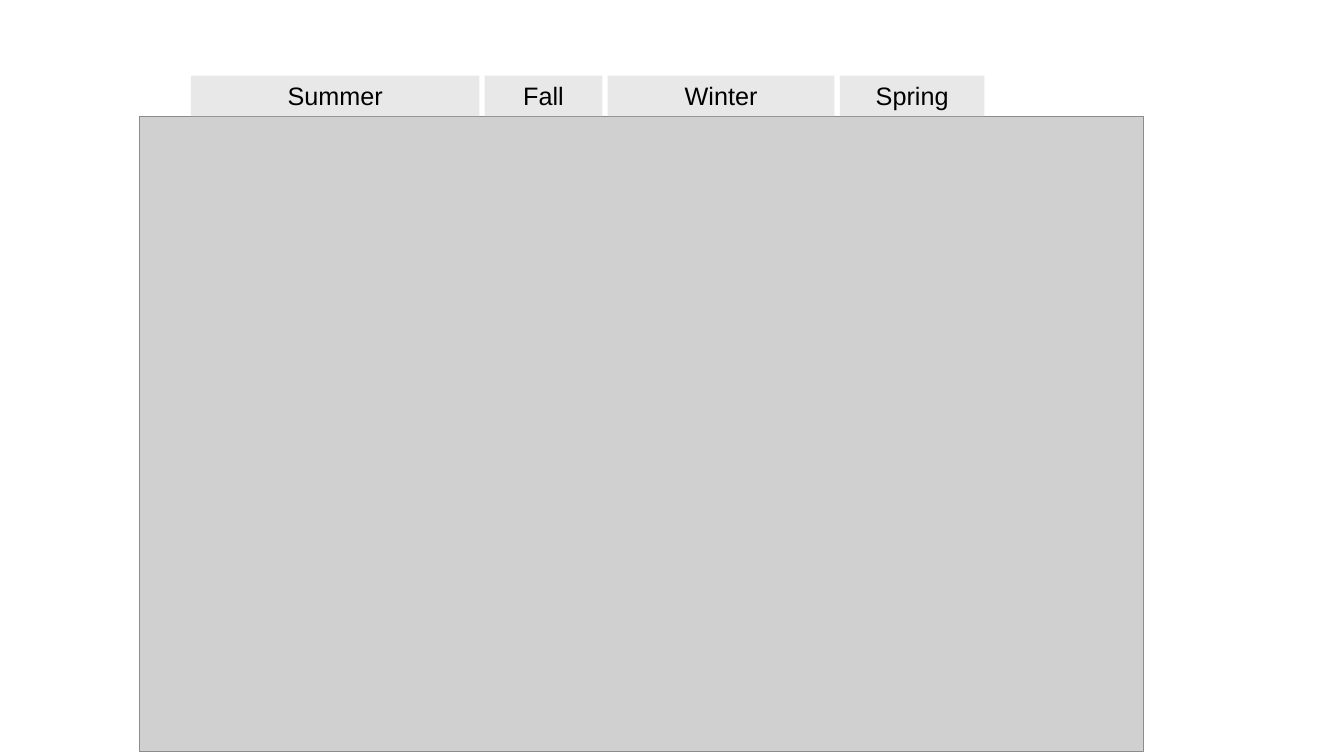
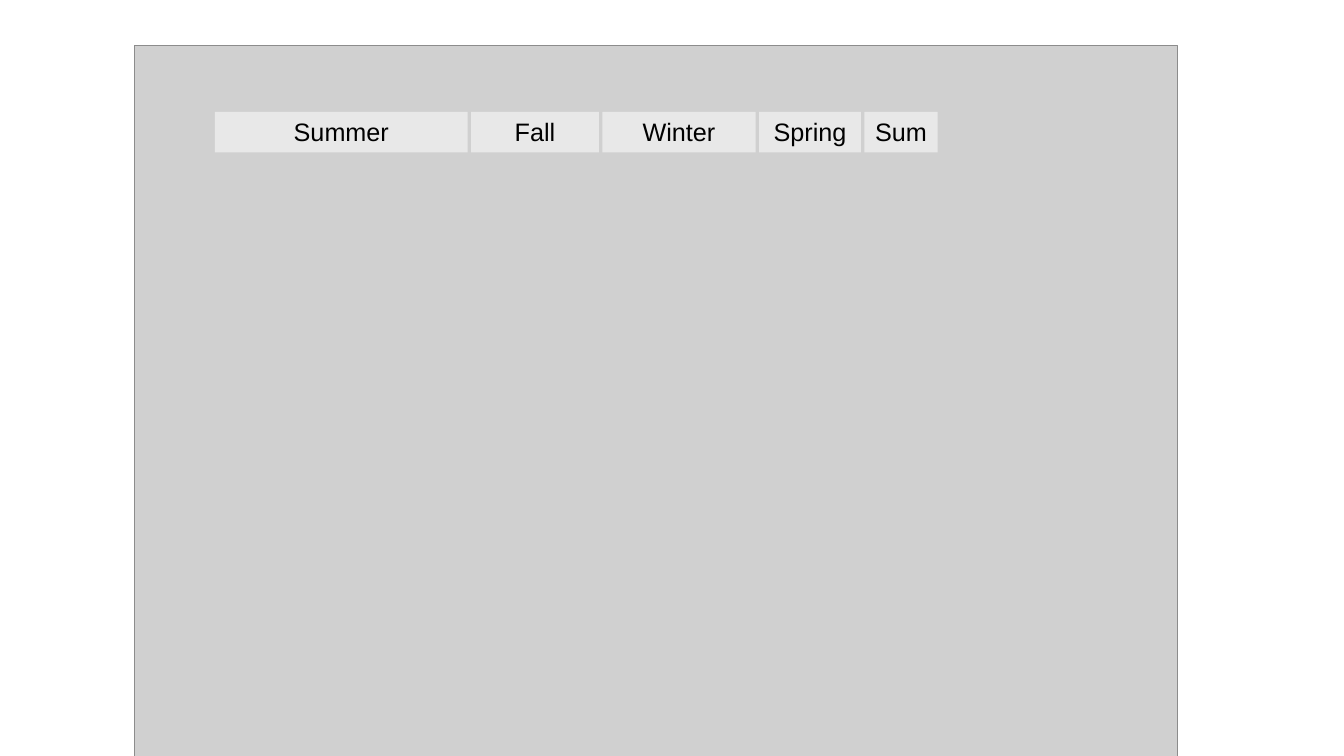
Before and after one commit to mattbihrle/sup_data, a slide deck: slide 1 of figures.pptx. Drawn at 1344x756 pixels with LibreOffice and Linux fonts; fonts in the diff are those of the drawing; grey boxes stand for pictures. Boxes give left, top, right and bottom in pixels: in the first picture for what was removed or moved away, otherwise in the second. Text is boxed around its words. In the diff, an @@ line names an element or a change of style, - is before the commit and + after.

```diff
--- a/figures.pptx
+++ b/figures.pptx
@@ picture: place and size @@
-picture at [140, 116, 1144, 752]
+picture at [134, 45, 1178, 756]
@@ rectangle "Summer": place and size @@
-rectangle "Summer" at [191, 76, 479, 116]
+rectangle "Summer" at [215, 112, 468, 152]
@@ rectangle "Fall": place and size @@
-rectangle "Fall" at [485, 76, 603, 116]
+rectangle "Fall" at [471, 112, 599, 152]
@@ rectangle "Winter": place and size @@
-rectangle "Winter" at [608, 76, 835, 116]
+rectangle "Winter" at [603, 112, 756, 152]
@@ rectangle "Spring": place and size @@
-rectangle "Spring" at [840, 76, 985, 116]
+rectangle "Spring" at [759, 112, 861, 152]
@@ rectangle added at [865, 112, 939, 152], fill #E8E8E8, 18 pt, text #000000 @@
+Sum
```
Also in this commit, not shown: 13 other files.
